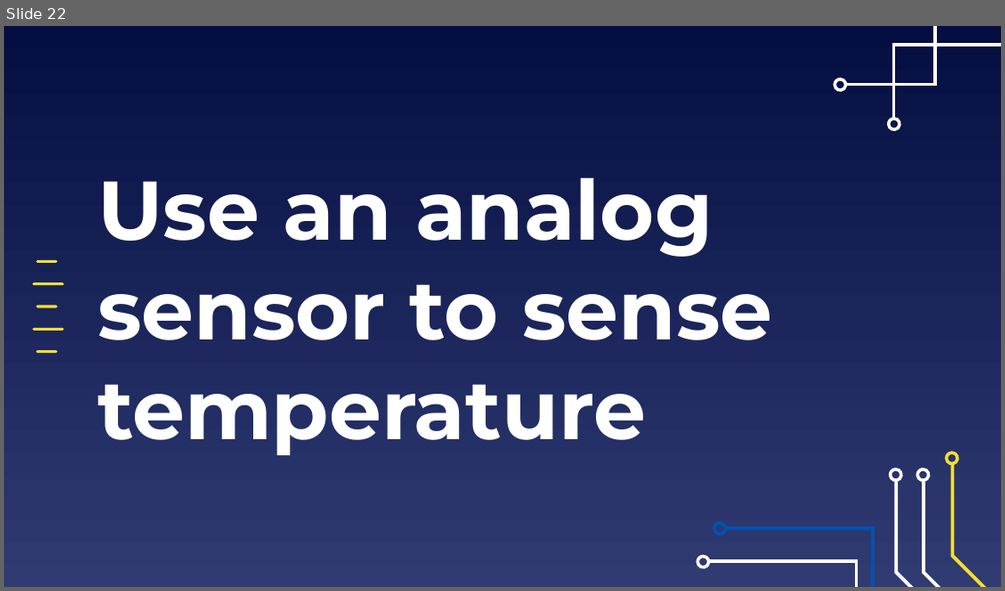
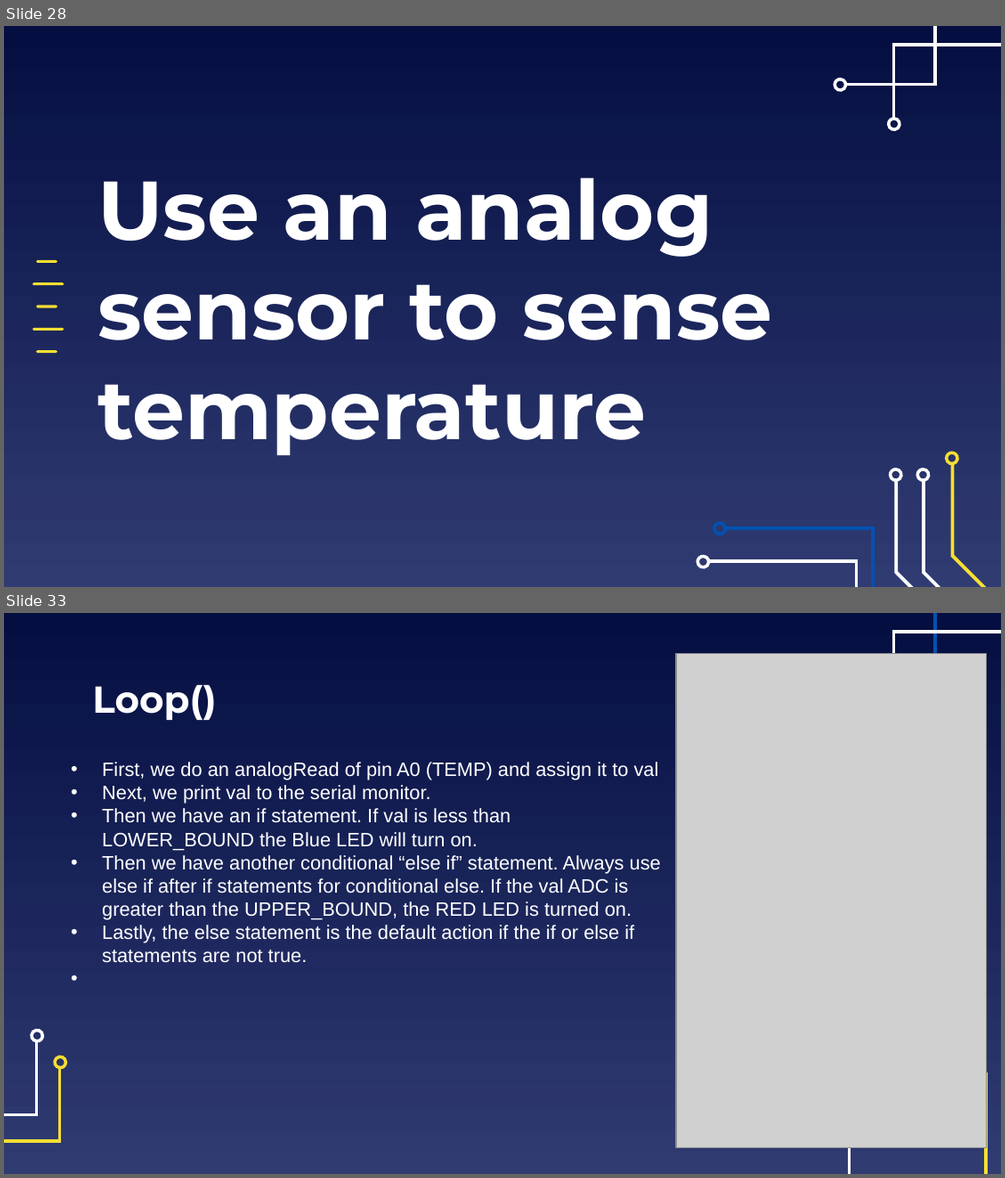
Before and after one commit to EELabMan/Arduino-2-Digital-Analog-Inputs, a slide deck: Arduino Workshop 2 Digital and Analog Inputs.pptx. Shown one above the other, each under a label of ours: slide 22 before the commit, slides 28 and 33 after it; the slides between them are not shown. The pictures are 1005x591 and 1005x1178 pixels, drawn with LibreOffice and Linux fonts; fonts in the diff are those of the drawing; grey boxes stand for pictures. Boxes give left, top, right and bottom in pixels: in the first picture for what was removed or moved away, otherwise in the second. Text is boxed around its words. In the diff, an @@ line names an element or a change of style, - is before the commit and + after.

```diff
--- a/Arduino Workshop 2 Digital and Analog Inputs.pptx
+++ b/Arduino Workshop 2 Digital and Analog Inputs.pptx
@@ slide 33 added at (x1=4, y1=613, x2=1001, y2=1174), background gradient #040E41 to #303B72; not listed: 1 template element that a slide beside it also shows @@
@@ freeform shape added at (x1=846, y1=613, x2=935, y2=671), outline #0152B1 2.25 pt @@
@@ picture added at (x1=676, y1=654, x2=987, y2=1148) @@
@@ title added at (x1=92, y1=684, x2=216, y2=720), 27 pt, text #FFFFFF, bold @@
+Loop()
@@ text added at (x1=102, y1=762, x2=661, y2=963), 14 pt, text #FFFFFF @@
+• First, we do an analogRead of pin A0 (TEMP) and assign it to val
+• Next, we print val to the serial monitor.
+• Then we have an if statement. If val is less than LOWER_BOUND the Blue LED will turn on.
+• Then we have another conditional “else if” statement. Always use else if after if statements for conditional else. If the val ADC is greater than the UPPER_BOUND, the RED LED is turned on.
+• Lastly, the else statement is the default action if the if or else if statements are not true.
@@ freeform shape added at (x1=4, y1=1039, x2=36, y2=1174), outline #FFFFFF 2.25 pt @@
@@ freeform shape added at (x1=30, y1=1028, x2=43, y2=1040), outline #FFFFFF 2.25 pt @@
@@ freeform shape added at (x1=850, y1=1039, x2=967, y2=1174), outline #FFFFFF 2.25 pt @@
@@ freeform shape added at (x1=53, y1=1054, x2=65, y2=1068), outline #F5DE34 2.25 pt @@
@@ freeform shape added at (x1=4, y1=1067, x2=59, y2=1174), outline #F5DE34 2.25 pt @@
@@ freeform shape added at (x1=895, y1=1075, x2=985, y2=1174), outline #F5DE34 2.25 pt @@
@@ what was slide 22 is now slide 28 @@
```
Also in this commit, not shown: 15 slides changed, 14 other slides added, 6 slides removed, 2 other files.
